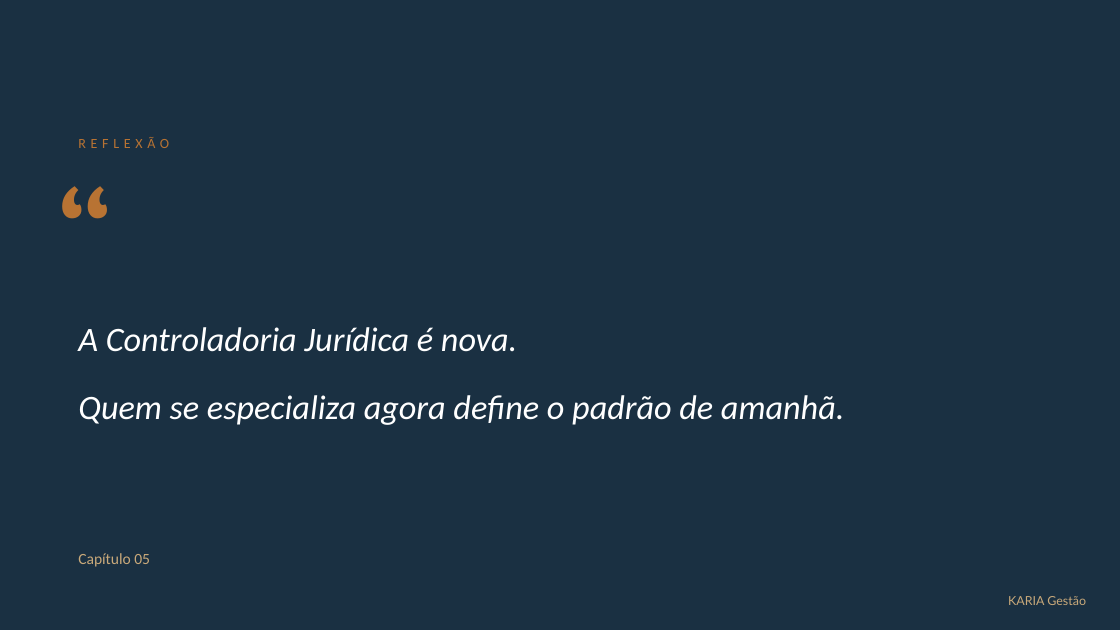
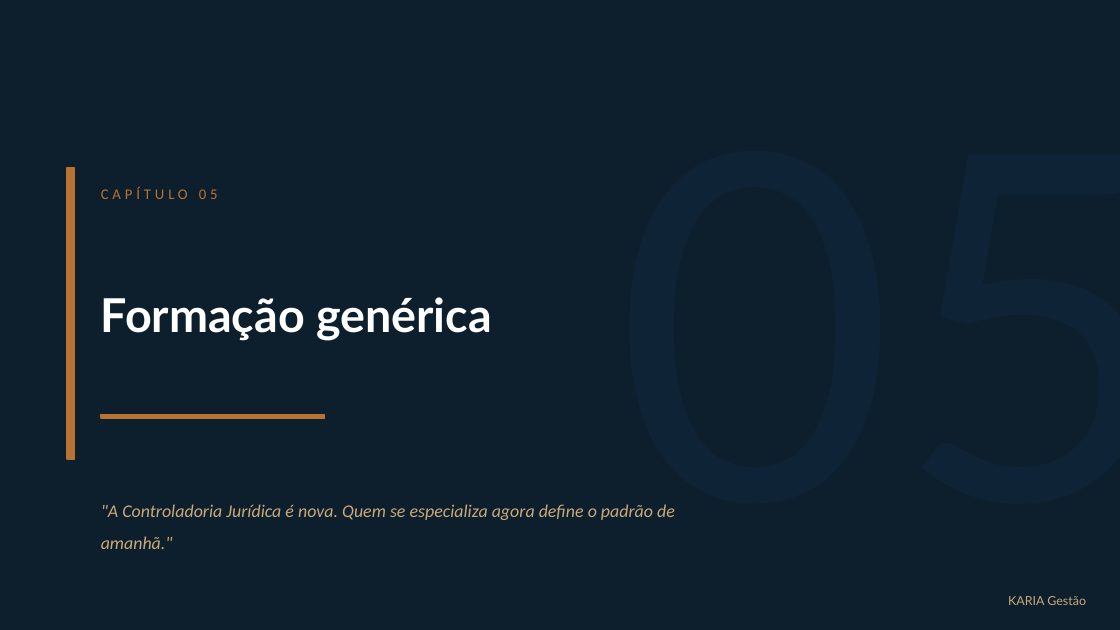
Before and after one commit to kariagestao/kariagestao.github.io, a slide deck: slide 12 of codigo-controller.pptx (slide 29 before the commit). Drawn at 1120x630 pixels with LibreOffice and Linux fonts; fonts in the diff are those of the drawing. Boxes give left, top, right and bottom in pixels: in the first picture for what was removed or moved away, otherwise in the second. Text is boxed around its words. In the diff, an @@ line names an element or a change of style, - is before the commit and + after.

```diff
--- a/codigo-controller.pptx
+++ b/codigo-controller.pptx
@@ background #1A3042 to #0D1F2D @@
@@ text removed at (78, 137, 169, 148) @@
-REFLEXÃO
@@ text removed at (56, 162, 179, 297) @@
-“
@@ rectangle added at (67, 168, 75, 459), fill #B87333, outline #B87333 1 pt @@
@@ text at (101, 186, 218, 199): text changed; size 10 to 9.5 pt; text colour #C9A97A to #B87333 @@
-Capítulo 05
+CAPÍTULO 05
@@ text added at (101, 297, 492, 341), 30 pt, text #FFFFFF, bold @@
+Formação genérica
@@ rectangle added at (101, 414, 325, 419), fill #B87333, outline #B87333 1 pt @@
@@ text at (101, 504, 675, 549): text changed; size 22 to 11.5 pt; text colour #FFFFFF to #C9A97A @@
-A Controladoria Jurídica é nova.
-Quem se especializa agora define o padrão de amanhã.
+"A Controladoria Jurídica é nova. Quem se especializa agora define o padrão de amanhã."
@@ text added at (616, 504, 1120, 517), 310 pt, text #0E2436 @@
+05
```
Also in this commit, not shown: 11 other slides changed, 2 slides added, 18 slides removed.
